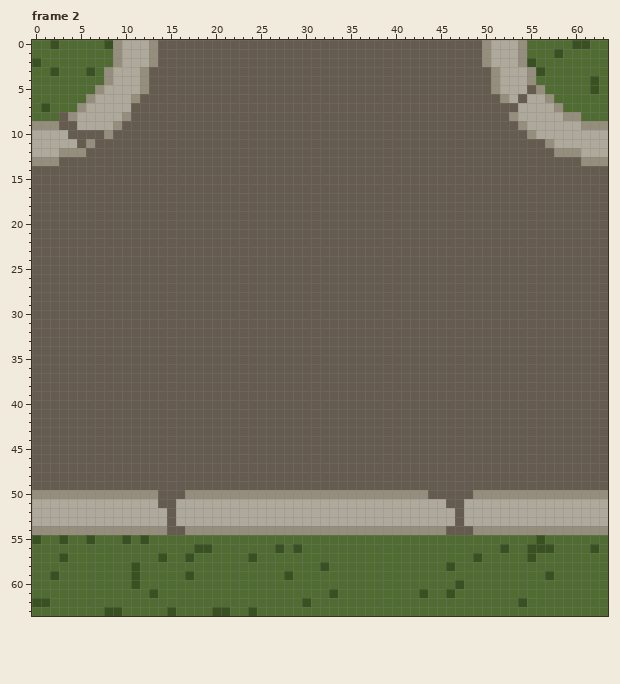
Two versions of one pixel-art file, Assets/_Project/art/Sprites/Aseprite/AsepriteGrass1.aseprite. That is the earlier state.
64x64 pixels, 10 frames. Shown: frame 2. The commit also changed other frames, which this record leaves out.
And afterwards:
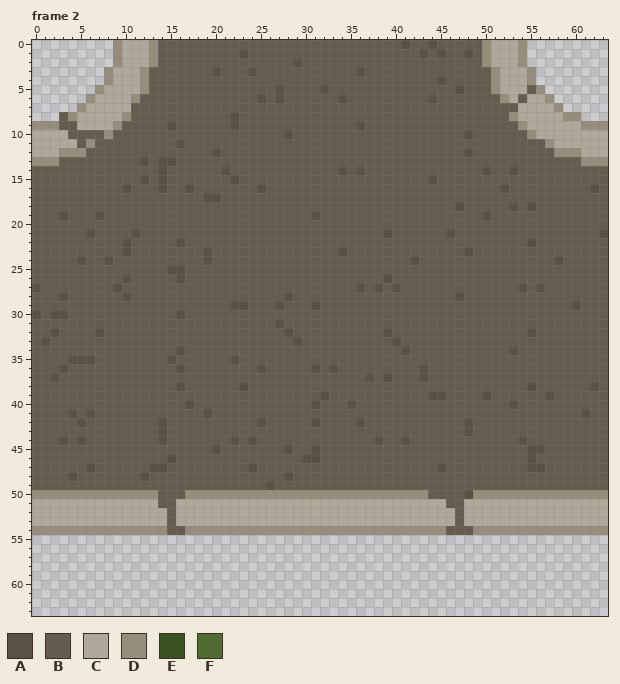
Palette (. is transparent): A #5a5044  B #655b4f  C #afa99b  D #958e7d  E #395021  F #506c32
The edit:
layer "grass1" now hidden
Changed rows in their new state; - is an unchanged pixel.
Frame 2:
first column x 0:
 0 .........--------------------------------A--A----------.........
 1 .........--------------A-------------------A-A--A------.........
 2 .........--------------------A-------------------------.........
 3 ........------------A---A-----------A-------------------........
 4 ........-------------------------------------A----------........
 5 .......--------------------A----A--------------A---------.......
 6 ......-------------------A-A------A---------A-------------......
 7 .....------------------------------------------------------.....
 8 ...-------------------A--------------------------------------...
 9 ---------------A------A-------------A---------------------------
10 ----------------------------A-------------------A---------------
11 ----------------A-----------------------------------------------
12 --------------------A---------------------------A---------------
13 ------------A-AA------------------------------------------------
14 --------------A------A------------A-A-------------A--A----------
15 ------------A-A-------A---------------------A-------------------
16 ----------A---A--A-------A--------------------------A---------A-
17 -------------------AA-------------------------------------------
18 -----------------------------------------------A-----A-A--------
19 ---A---A-----------------------A------------------A-------------
21 ------A----A---------------------------A------A----------------A
22 ----------A-----A--------------------------------------A--------
23 ----------A--------A--------------A-------------A---------------
24 -----A--A----------A----------------------A---------------A-----
25 ---------------AA-----------------------------------------------
26 ----------A-----A----------------------A------------------------
27 A--------A--------------------------A-A-A-------------A-A-------
28 ---A------A-----------------A------------------A----------------
29 ----------------------AA---A---A----------------------------A---
30 A-AA------------A-----------------------------------------------
31 ---------------------------A------------------------------------
32 --A----A--------------------A----------A---------------A--------
33 -A---------------------------A----------A-----------------------
34 ----------------A------------------------A-----------A----------
35 ----AAA--------A------A-----------------------------------------
36 ---A------------A--------A-----A-A---------A--------------------
37 --A----------------------------------A-A---A--------------------
38 ----------------A------A-------------------------------A------A-
39 --------------------------------A-----------AA----A------A------
40 -----------------A-------------A---A-----------------A----------
41 ----A-A------------A-----------------------------------------A--
42 -----A--------A----------A-----A----A-----------A---------------
43 --------------A---------------------------------A---------------
44 ---A-A--------A-------A-A-------------A--A------------A---------
45 --------------------A-------A--A-----------------------AA-------
46 ---------------A--------------AA-----------------------A--------
47 ------A------AA---------A--------------------A---------AA-------
48 ----A-------A---------------A-----------------------------------
49 --------------------------A-------------------------------------
50 ------------------------------------------------A---------------
first column x 0:
55 ................................................................
56 ................................................................
57 ................................................................
58 ................................................................
59 ................................................................
60 ................................................................
61 ................................................................
62 ................................................................
63 ................................................................
Pixel boxes of the changes (left, top, right, bottom) in both pictures:
changed: (32, 40, 608, 499)
erased: (32, 535, 608, 616)
